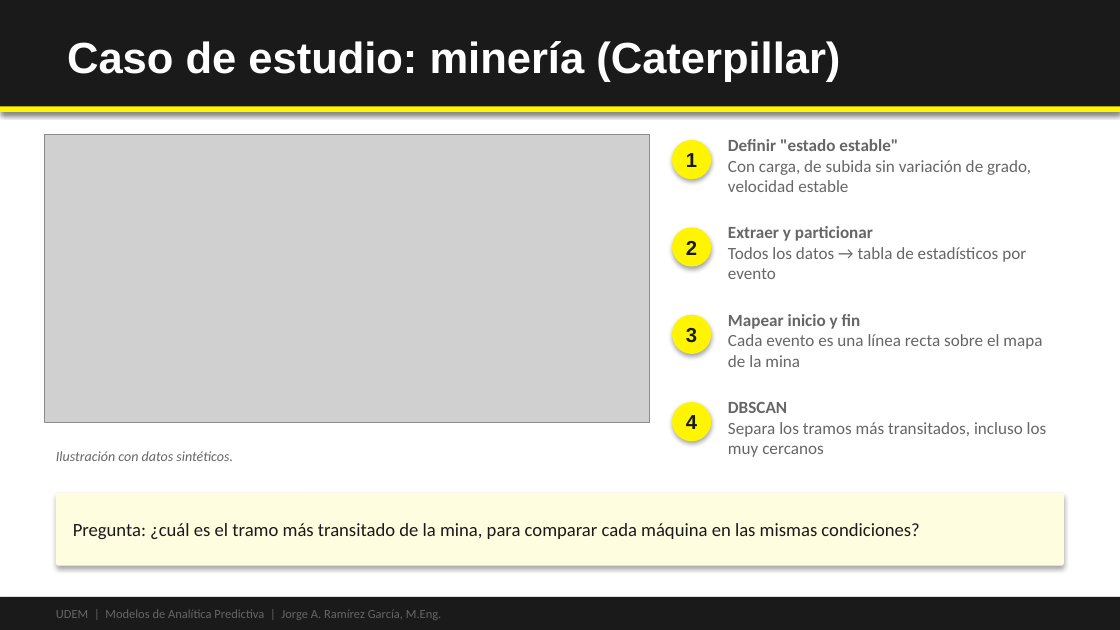
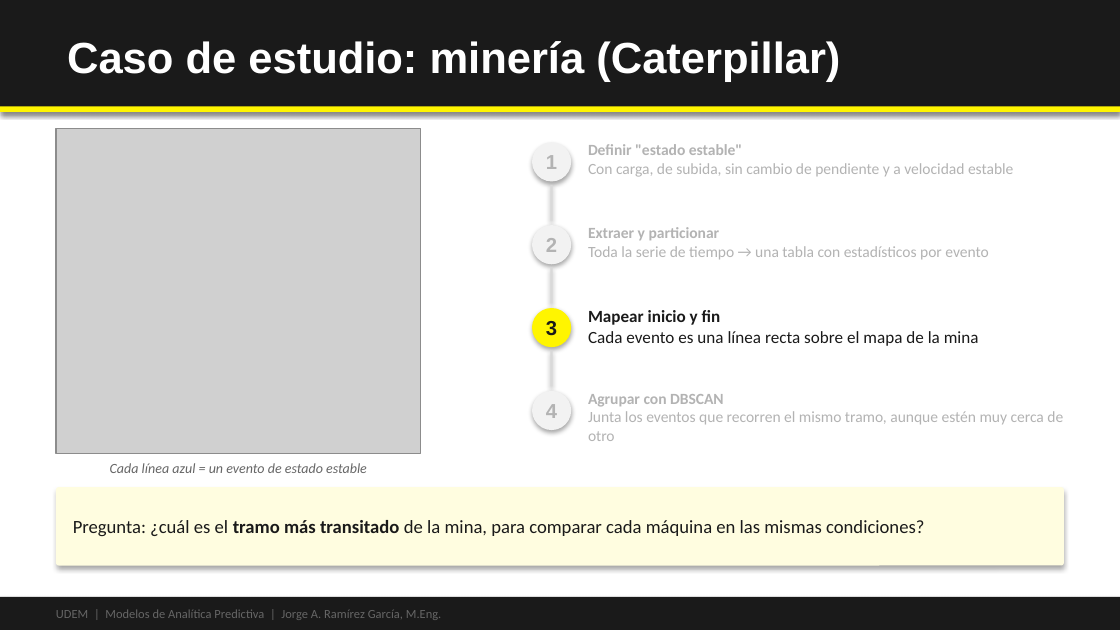
Before and after one commit to Emilio-Guevara/aprendizaje-no-supervisado-EmilioGuevara, a slide deck: slide 12 of 00-fundamentos/slides/Introducción al Aprendizaje No Supervisado - UDEM.pptx (slide 11 before the commit). Drawn at 1120x630 pixels with LibreOffice and Linux fonts; fonts in the diff are those of the drawing; grey boxes stand for pictures. Boxes give left, top, right and bottom in pixels: in the first picture for what was removed or moved away, otherwise in the second. Text is boxed around its words. In the diff, an @@ line names an element or a change of style, - is before the commit and + after.

```diff
--- a/00-fundamentos/slides/Introducción al Aprendizaje No Supervisado - UDEM.pptx
+++ b/00-fundamentos/slides/Introducción al Aprendizaje No Supervisado - UDEM.pptx
@@ picture: place and size @@
-picture at (45, 134, 650, 422)
+picture at (56, 129, 420, 454)
@@ ellipse "1": place and size @@
-ellipse "1" at (672, 140, 711, 179)
+ellipse "1" at (532, 142, 571, 181)
@@ text at (588, 144, 742, 155): size 11 to 10 pt, text colour #666666 to #B3B3B3 in "Definir "estado estable"" @@
@@ text "Definir "estado estable"": place and size @@
-text "Definir "estado estable"" at (728, 139, 1031, 192)
+text "Definir "estado estable"" at (588, 144, 1013, 177)
@@ text at (588, 163, 1013, 177): text changed; size 11 to 10 pt; text colour #666666 to #B3B3B3 @@
-Con carga, de subida sin variación de grado, velocidad estable
+Con carga, de subida, sin cambio de pendiente y a velocidad estable
@@ rectangle added at (551, 185, 553, 221), fill #D9D9D9 @@
@@ ellipse "2": place and size @@
-ellipse "2" at (672, 227, 711, 267)
+ellipse "2" at (532, 225, 571, 264)
@@ text at (588, 227, 720, 240): size 11 to 10 pt, text colour #666666 to #B3B3B3 in "Extraer y particionar" @@
@@ text "Extraer y particionar": place and size @@
-text "Extraer y particionar" at (728, 226, 1026, 279)
+text "Extraer y particionar" at (588, 227, 988, 259)
@@ rectangle added at (551, 268, 553, 304), fill #D9D9D9 @@
@@ text at (588, 246, 988, 259): text changed; size 11 to 10 pt; text colour #666666 to #B3B3B3 @@
-Todos los datos → tabla de estadísticos por evento
+Toda la serie de tiempo → una tabla con estadísticos por evento
@@ ellipse "3": place and size @@
-ellipse "3" at (672, 315, 711, 354)
+ellipse "3" at (532, 308, 571, 347)
@@ text "Mapear inicio y fin": place and size @@
-text "Mapear inicio y fin" at (728, 314, 1042, 367)
+text "Mapear inicio y fin" at (588, 310, 979, 346)
@@ text "Mapear inicio y fin" at (588, 310, 979, 346): text colour #666666 to #1A1A1A @@
@@ rectangle added at (551, 351, 553, 386), fill #D9D9D9 @@
@@ text colour #1A1A1A to #B3B3B3; fill #FFF500 to #F2F2F2 in 3 elements at (532, 142, 571, 181), (532, 225, 571, 264), (532, 391, 571, 430) @@
@@ ellipse "4": place and size @@
-ellipse "4" at (672, 402, 711, 441)
+ellipse "4" at (532, 391, 571, 430)
@@ text added at (588, 394, 1063, 441), 10 pt, text #B3B3B3 @@
+Agrupar con DBSCAN
+Junta los eventos que recorren el mismo tramo, aunque estén muy cerca de otro
@@ text removed at (728, 402, 1047, 457) @@
-DBSCAN
-Separa los tramos más transitados, incluso los muy cercanos
@@ text removed at (56, 451, 233, 461) @@
-Ilustración con datos sintéticos.
@@ text added at (110, 463, 367, 473), 9 pt, text #666666, italic @@
+Cada línea azul = un evento de estado estable
@@ rounded rectangle: place and size @@
-rounded rectangle at (56, 493, 1064, 566)
+rounded rectangle at (56, 487, 1064, 566)
@@ text "Pregunta: ¿cuál es el tramo ..." at (73, 520, 924, 536): bold on in "tramo más transitado" @@
```
Also in this commit, not shown: 1 other slide changed, 2 slides added, 22 other files.
